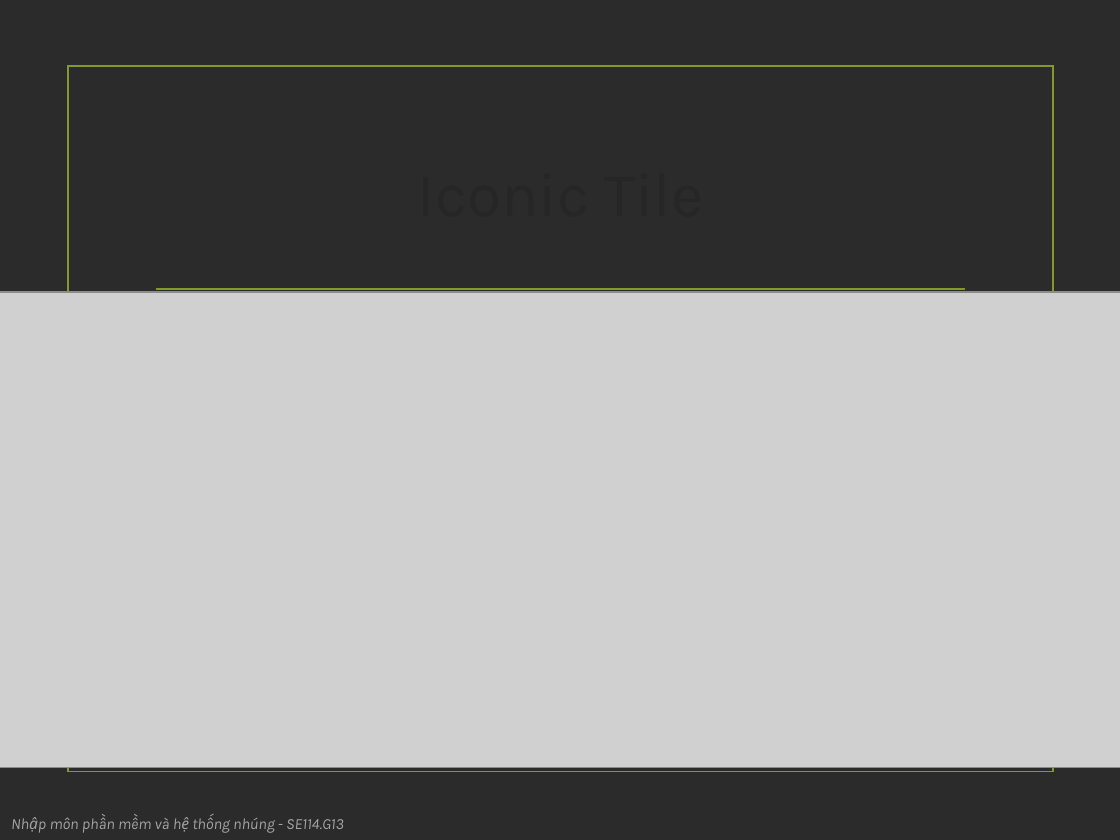
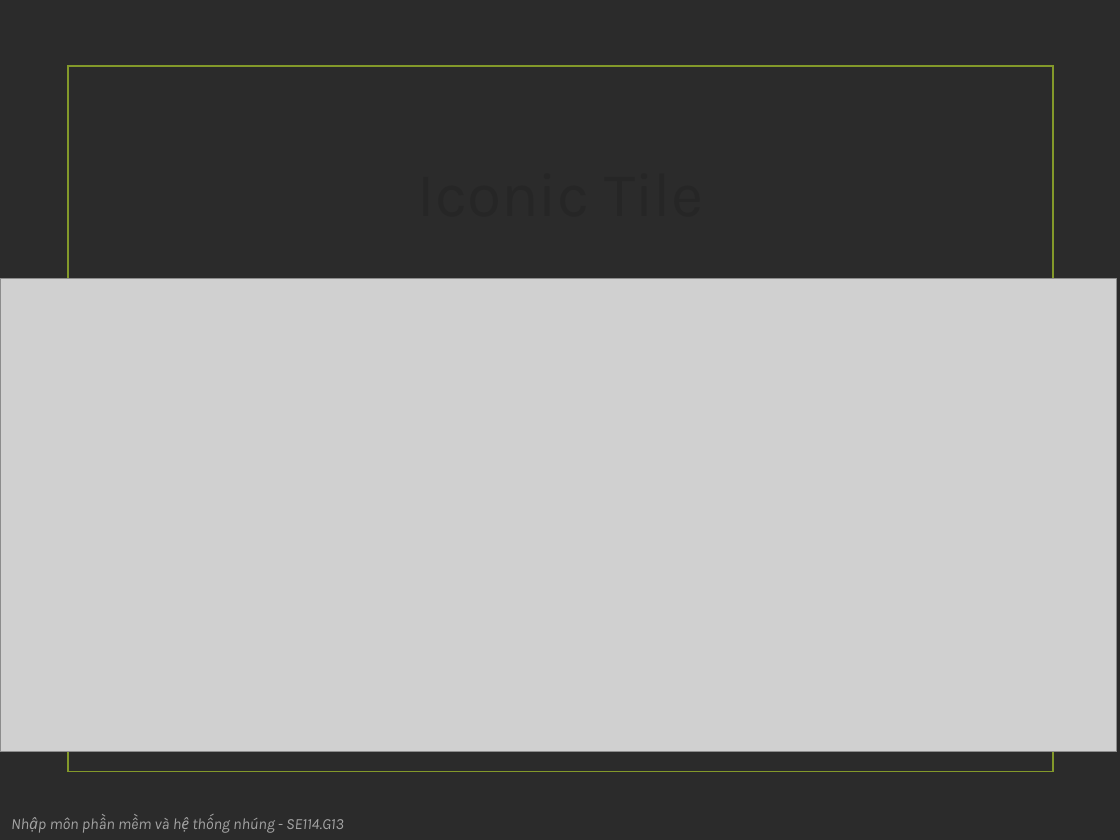
Before and after one commit to sikyurabmt/Game-Mobile-App-Web-App, a slide deck: slide 11 of Data Source/NHUNG/SeminarLiveTile.pptx (slide 10 before the commit). Drawn at 1120x840 pixels with LibreOffice and Linux fonts; fonts in the diff are those of the drawing; grey boxes stand for pictures; background and template pictures are left out; a plain dark background stands for a picture behind light text. Boxes give left, top, right and bottom in pixels: in the first picture for what was removed or moved away, otherwise in the second. Text is boxed around its words. In the diff, an @@ line names an element or a change of style, - is before the commit and + after.

```diff
--- a/Data Source/NHUNG/SeminarLiveTile.pptx
+++ b/Data Source/NHUNG/SeminarLiveTile.pptx
@@ picture: place and size @@
-picture at [0,292,1120,768]
+picture at [0,279,1117,752]
@@ line removed from (157, 289) to (964, 289) @@
```
Also in this commit, not shown: 7 other slides changed, 11 slides added.
